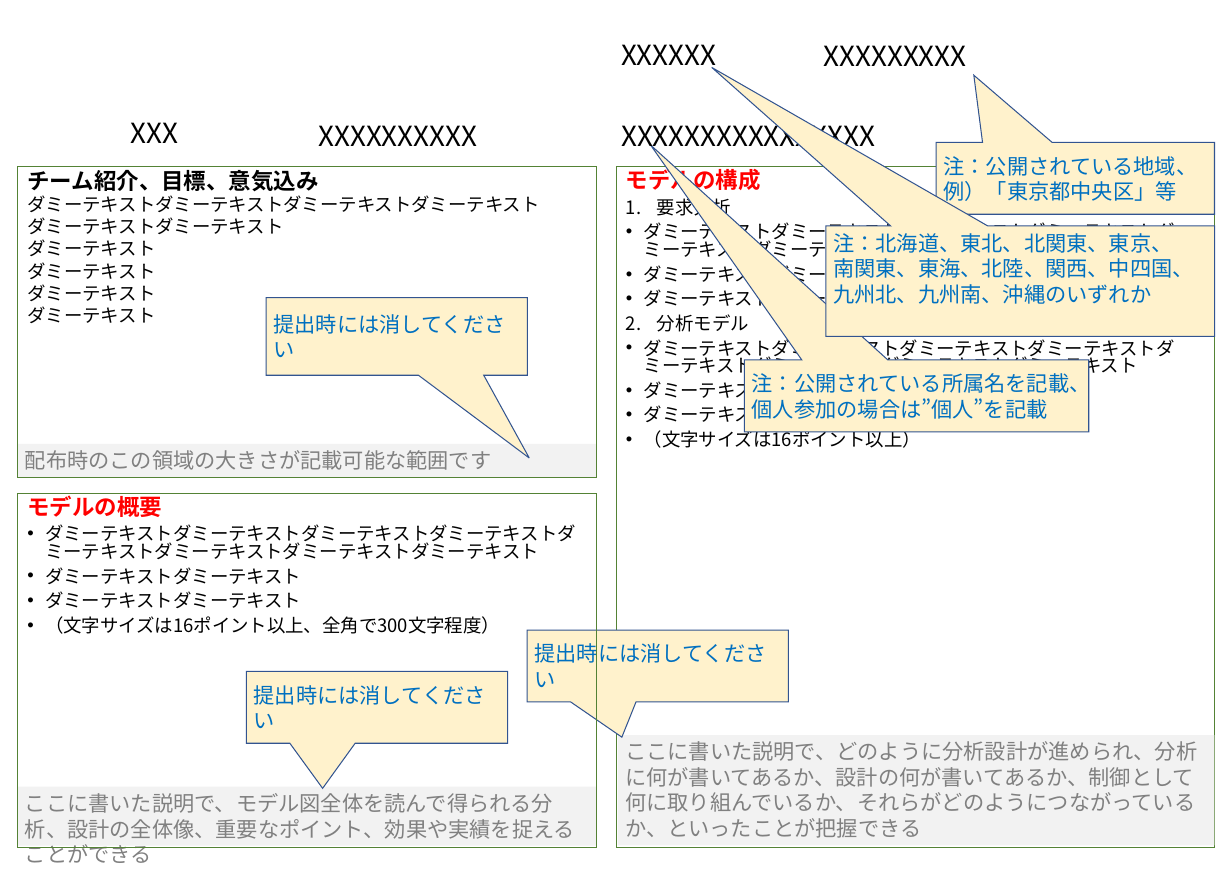
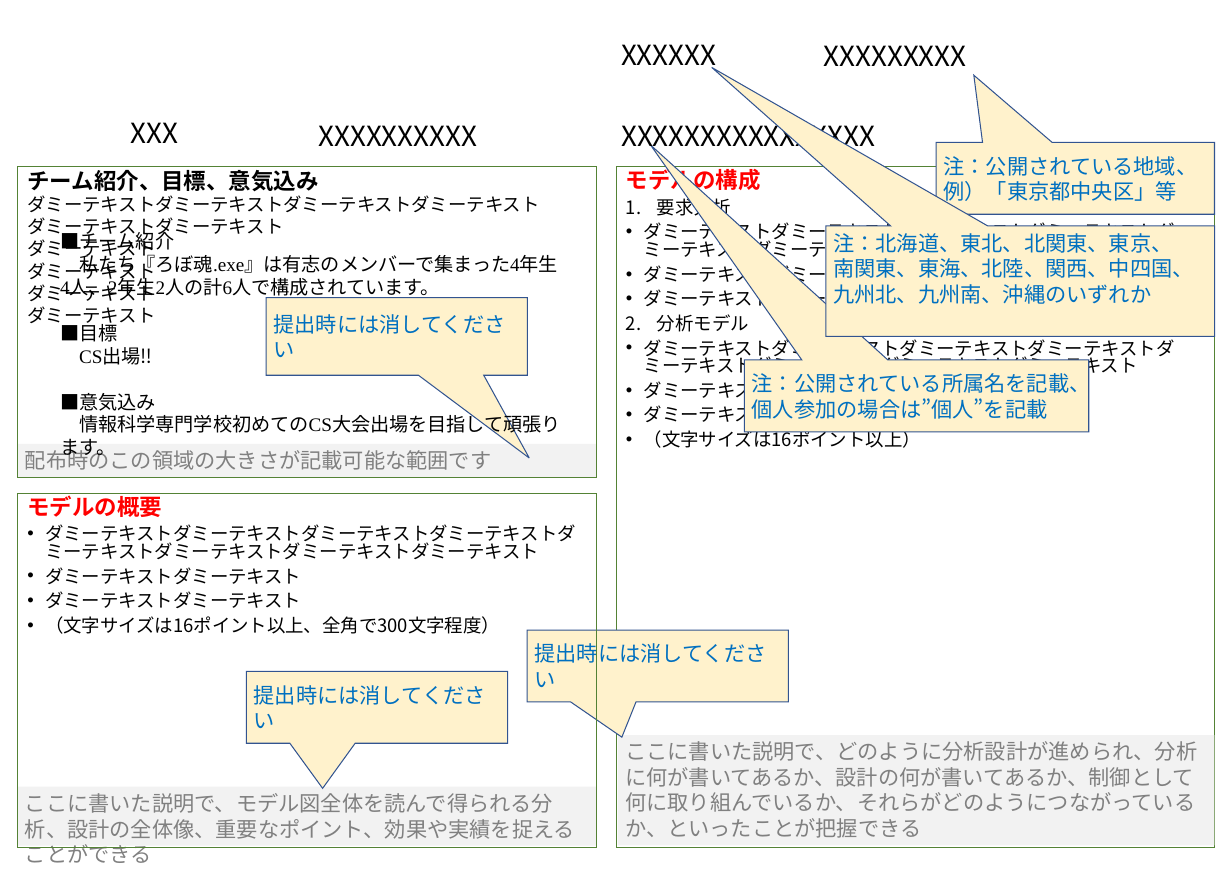
Before and after one commit to Black2856/etrobo2023, a slide deck: slide 1 of 設計/モデルろぼ魂.exe.pptx. Drawn at 1232x871 pixels with LibreOffice and Linux fonts; fonts in the diff are those of the drawing; background and template pictures are left out. Boxes give left, top, right and bottom in pixels: in the first picture for what was removed or moved away, otherwise in the second. Text is boxed around its words. In the diff, an @@ line names an element or a change of style, - is before the commit and + after.

```diff
--- a/設計/モデルろぼ魂.exe.pptx
+++ b/設計/モデルろぼ魂.exe.pptx
@@ text added at (60, 228, 561, 461), 18.4 pt, text #000000 @@
+■チーム紹介
+私たち『ろぼ魂.exe』は有志のメンバーで集まった4年生4人、2年生2人の計6人で構成されています。
+■目標
+CS出場‼
+■意気込み
+情報科学専門学校初めてのCS大会出場を目指して頑張ります。
```
Also in this commit, not shown: 1 other slide changed.
